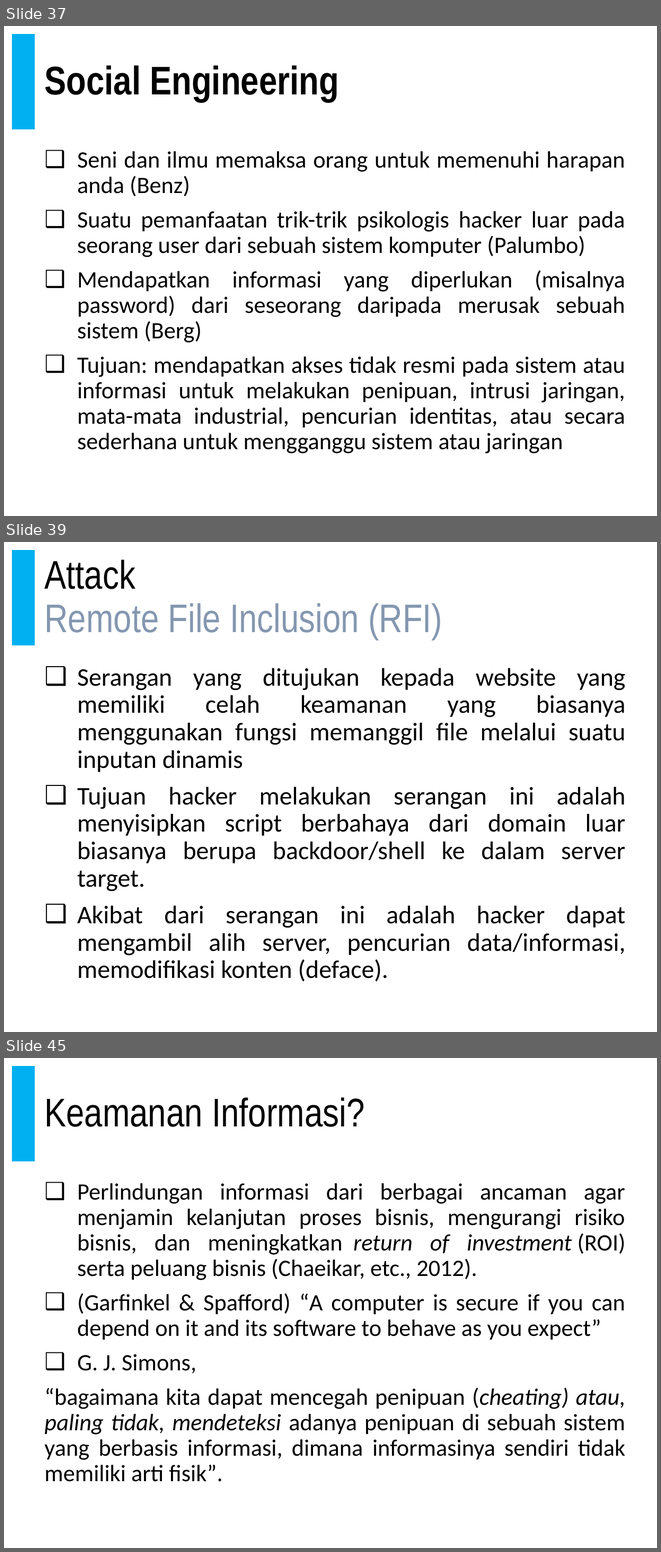
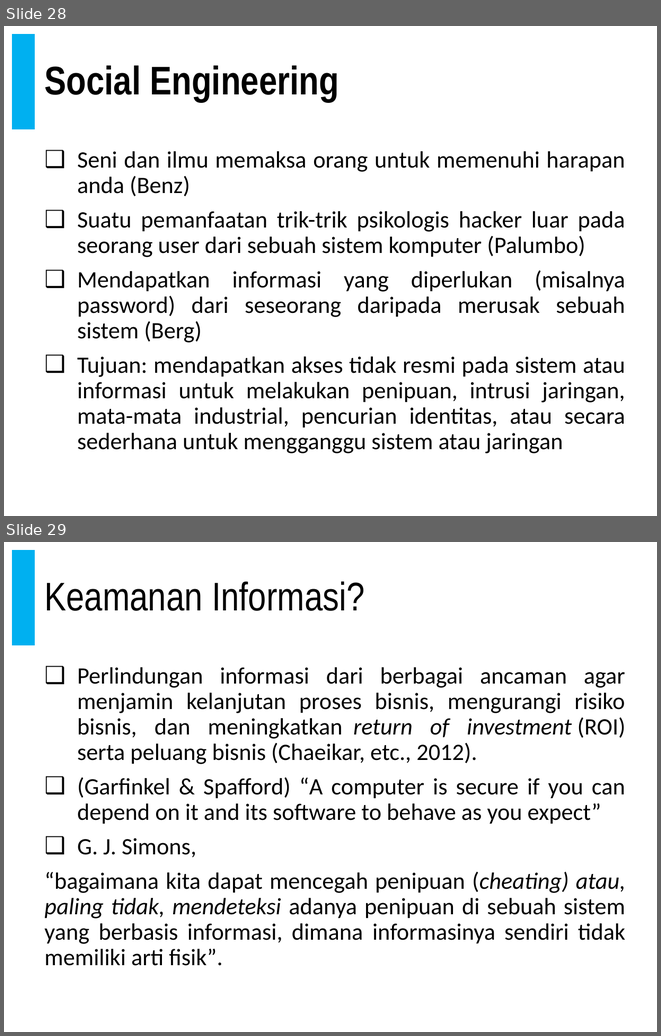
Before and after one commit to doniaft/Keamanan-Informasi, a slide deck: 1. Bahan Ajar/01. Keamanan Informasi - Pendahuluan.pptx. Shown one above the other, each under a label of ours: slides 37, 39 and 45 before the commit, slides 28 and 29 after it; the slides between them are not shown. The pictures are 661x1552 and 661x1036 pixels, drawn with LibreOffice and Linux fonts; fonts in the diff are those of the drawing. Boxes give left, top, right and bottom in pixels: in the first picture for what was removed or moved away, otherwise in the second. Text is boxed around its words. In the diff, an @@ line names an element or a change of style, - is before the commit and + after.

```diff
--- a/1. Bahan Ajar/01. Keamanan Informasi - Pendahuluan.pptx
+++ b/1. Bahan Ajar/01. Keamanan Informasi - Pendahuluan.pptx
@@ slide 39 removed at <box>4,542,657,1032</box>, background #FFFFFF; not listed: 2 template elements that a slide beside it also shows @@
@@ title removed at <box>44,559,442,640</box> @@
-Attack
-Remote File Inclusion (RFI)
@@ text removed at <box>77,668,626,981</box> @@
-❑ Serangan yang ditujukan kepada website yang memiliki celah keamanan yang biasanya menggunakan fungsi memanggil file melalui suatu inputan dinamis
-❑ Tujuan hacker melakukan serangan ini adalah menyisipkan script berbahaya dari domain luar biasanya berupa backdoor/shell ke dalam server target.
-❑ Akibat dari serangan ini adalah hacker dapat mengambil alih server, pencurian data/informasi, memodifikasi konten (deface).
@@ what was slide 37 is now slide 28 @@
@@ what was slide 45 is now slide 29 @@
```
Also in this commit, not shown: 4 slides changed, 6 slides added, 16 other slides removed, 1 other file.
